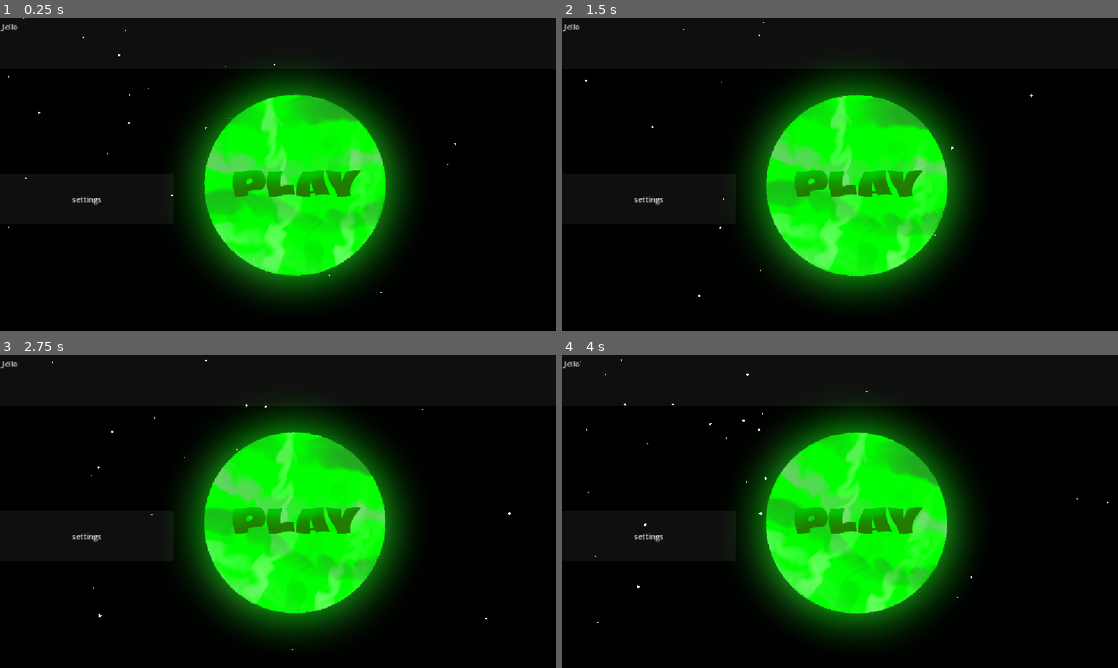
Above: before the commit, frames 1-4 (two rows, left to right).
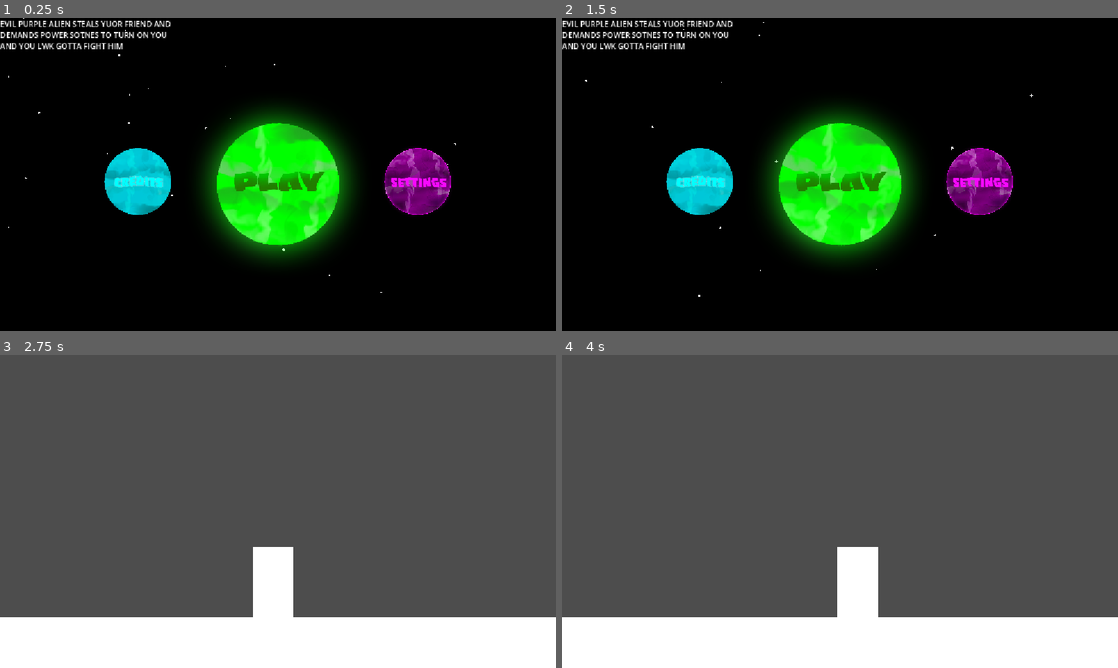
Above: after the commit, the same moments.

Repository: Ravduct/TSA-Haven-Godot-Game
Game: Godot game, scene res://scenes/mainmenu.tscn
The game is run twice, just before and just after one commit, with the same random seed, the same clock (stepped at 60 frames per second) and the same inputs. Before the commit the project starts from res://node_2d.tscn.
Inputs (mouse positions are in pixels of both pictures, inside the frame that each line leads up to):
- Up to frame 1 (0.25 s): no input
- Up to frame 2 (1.5 s): click (650, 199) at 0.5 s, where only the run before the commit has a clickable "settings"; click (979, 180) at 1.27 s
- Up to frame 3 (2.75 s): click (294, 524) at 2.02 s
- Up to frame 4 (4 s): hold Space 2.78-3.53 s; hold D from 2.78 s (still down); tap Space at 3.6, 3.77 s

The runs differ from the first frame. In frame 1, 26% of the frame differs, in the area x 0-82%, y 0-92%; in frame 2, 27%; in frame 3, 100%; in frame 4, 100%, in the area x 0-100%, y 0-100%.

Commit message:
e345rtyrf6ttsrgjytuy

Diff:
--- a/node_2d.tscn
+++ /dev/null
@@ -1,108 +0,0 @@
-[gd_scene format=3 uid="uid://xfuqubm5s3ql"]
-
-[ext_resource type="Script" uid="uid://ljb2xv3t755m" path="res://static_body_2d.gd" id="1_0e48y"]
-[ext_resource type="Texture2D" uid="uid://c7p7507kdt0rt" path="res://glow.png" id="2_0hol4"]
-[ext_resource type="Texture2D" uid="uid://bdwn5no475nm7" path="res://planet.png" id="2_epypp"]
-[ext_resource type="AudioStream" uid="uid://cpa4hscpeskej" path="res://planet_menu.mp3" id="3_epypp"]
-[ext_resource type="Texture2D" uid="uid://bfmgdre8ifces" path="res://play button.png" id="5_q6r6c"]
-
-[sub_resource type="Curve" id="Curve_0e48y"]
-_limits = [-360.0, 360.0, 0.0, 1.0]
-_data = [Vector2(0, 1), 0.0, 0.0, 0, 0, Vector2(1, 1), 0.0, 0.0, 0, 0]
-point_count = 2
-
-[sub_resource type="CircleShape2D" id="CircleShape2D_mti6b"]
-radius = 0.01
-
-[sub_resource type="QuadMesh" id="QuadMesh_62yky"]
-
-[sub_resource type="Environment" id="Environment_4kxuq"]
-
-[sub_resource type="CameraAttributesPractical" id="CameraAttributesPractical_mm1bc"]
-
-[sub_resource type="Compositor" id="Compositor_mti6b"]
-
-[node name="Node2D" type="Node2D" unique_id=58521646]
-
-[node name="ColorRect" type="ColorRect" parent="." unique_id=179468768]
-offset_left = -60.0
-offset_top = -23.0
-offset_right = 1246.0
-offset_bottom = 675.0
-color = Color(0, 0, 0, 1)
-
-[node name="TextEdit" type="TextEdit" parent="." unique_id=1500383992]
-offset_right = 1156.0
-offset_bottom = 107.0
-text = "Jello"
-
-[node name="Button2" type="Button" parent="." unique_id=258044775]
-offset_left = -1.0
-offset_top = 323.0
-offset_right = 360.0
-offset_bottom = 427.0
-text = "settings"
-
-[node name="CPUParticles2D" type="CPUParticles2D" parent="." unique_id=1530533612]
-position = Vector2(-441, -525)
-scale = Vector2(400, 400)
-skew = 0.28797933
-amount = 200
-lifetime = 5.0
-preprocess = 8.41
-randomness = 1.0
-lifetime_randomness = 0.64
-emission_shape = 1
-emission_sphere_radius = 2.0
-direction = Vector2(1, 4)
-spread = 180.0
-gravity = Vector2(220, 200)
-angle_min = -488.6
-angle_max = 720.0
-angle_curve = SubResource("Curve_0e48y")
-scale_amount_max = 5.0
-
-[node name="StaticBody2D" type="StaticBody2D" parent="." unique_id=476771476]
-position = Vector2(606.00006, 344)
-scale = Vector2(400, 400)
-script = ExtResource("1_0e48y")
-
-[node name="CollisionShape2D" type="CollisionShape2D" parent="StaticBody2D" unique_id=1939815446]
-shape = SubResource("CircleShape2D_mti6b")
-
-[node name="MeshInstance2D2" type="MeshInstance2D" parent="StaticBody2D/CollisionShape2D" unique_id=1184034877]
-position = Vector2(0.012499809, 0.0075000525)
-scale = Vector2(1.4866261, 1.4818069)
-mesh = SubResource("QuadMesh_62yky")
-texture = ExtResource("2_0hol4")
-
-[node name="MeshInstance2D" type="MeshInstance2D" parent="StaticBody2D/CollisionShape2D" unique_id=1007025205]
-position = Vector2(0.012499779, 0.0075000226)
-scale = Vector2(1.4866261, 1.4818069)
-mesh = SubResource("QuadMesh_62yky")
-texture = ExtResource("2_epypp")
-
-[node name="WorldEnvironment" type="WorldEnvironment" parent="." unique_id=1804321585]
-environment = SubResource("Environment_4kxuq")
-camera_attributes = SubResource("CameraAttributesPractical_mm1bc")
-compositor = SubResource("Compositor_mti6b")
-
-[node name="AudioStreamPlayer2D" type="AudioStreamPlayer2D" parent="." unique_id=1909027303]
-position = Vector2(-441, -525)
-scale = Vector2(400, 400)
-skew = 0.28797925
-stream = ExtResource("3_epypp")
-autoplay = true
-parameters/looping = true
-
-[node name="Button3" type="Button" parent="." unique_id=1865689507]
-offset_left = 435.0
-offset_top = 176.0
-offset_right = 785.0
-offset_bottom = 526.0
-icon = ExtResource("5_q6r6c")
-flat = true
-autowrap_mode = 3
-autowrap_trim_flags = 0
-clip_text = true
-expand_icon = true
--- /dev/null
+++ b/play.gd
@@ -0,0 +1,10 @@
+extends Button
+
+func _ready():
+	pressed.connect(on_pressed)
+
+func on_pressed():
+	var error := get_tree().change_scene_to_file("res://scenes/level.tscn")
+
+	if error != OK:
+		print("uh oh failed to switch scenes")
--- a/project.godot
+++ b/project.godot
@@ -11,9 +11,9 @@
 [application]
 
 config/name="TSA-Haven"
-run/main_scene="uid://xfuqubm5s3ql"
+run/main_scene="uid://dp5xjbnngysre"
 config/features=PackedStringArray("4.7", "GL Compatibility")
-config/icon="res://icon.svg"
+config/icon="res://image assets/icon.svg"
 
 [display]
 
--- /dev/null
+++ b/scenes/level.tscn
@@ -0,0 +1,69 @@
+[gd_scene format=3 uid="uid://d0rh7bjs24ndc"]
+
+[sub_resource type="CanvasItemMaterial" id="CanvasItemMaterial_y32ns"]
+
+[sub_resource type="RectangleShape2D" id="RectangleShape2D_bkp3o"]
+size = Vector2(1194, 123)
+
+[sub_resource type="CanvasTexture" id="CanvasTexture_bkp3o"]
+
+[sub_resource type="GDScript" id="GDScript_7olc6"]
+resource_name = "player"
+script/source = "extends CharacterBody2D
+
+@export var speed: float = 100.0
+@export var jumpPower: float = 500.0
+@export var friction: float = 0.8
+@export var air_res: float = 0.99
+
+var gravity: int = ProjectSettings.get_setting(\"physics/2d/default_gravity\")
+
+func _physics_process(delta: float):
+	if !is_on_floor():
+		velocity.y += gravity * delta
+		velocity.x *= air_res
+	elif Input.is_key_pressed(KEY_SPACE) || Input.is_key_pressed(KEY_W):
+		velocity.y = -jumpPower
+	else:
+		velocity.x *= friction
+		var direction := int(Input.is_key_pressed(KEY_D)) - int(Input.is_key_pressed(KEY_A))
+		if direction:
+			velocity.x += direction * speed
+
+	move_and_slide()
+"
+
+[sub_resource type="CanvasItemMaterial" id="CanvasItemMaterial_wtcfe"]
+
+[sub_resource type="RectangleShape2D" id="RectangleShape2D_l4wpc"]
+size = Vector2(71, 138)
+
+[node name="Node2D" type="Node2D" unique_id=487297017]
+
+[node name="StaticBody2D" type="StaticBody2D" parent="." unique_id=328615305]
+position = Vector2(-5, 543)
+
+[node name="CollisionShape2D" type="CollisionShape2D" parent="StaticBody2D" unique_id=738314842]
+material = SubResource("CanvasItemMaterial_y32ns")
+position = Vector2(562, 62)
+shape = SubResource("RectangleShape2D_bkp3o")
+debug_color = Color(0, 0.5981013, 0.7127266, 0.41960785)
+
+[node name="Sprite2D" type="Sprite2D" parent="StaticBody2D" unique_id=1080946821]
+position = Vector2(568.5, 54.25)
+scale = Vector2(1209, 109.5)
+texture = SubResource("CanvasTexture_bkp3o")
+
+[node name="CharacterBody2D" type="CharacterBody2D" parent="." unique_id=1600145561]
+position = Vector2(524, 236)
+script = SubResource("GDScript_7olc6")
+
+[node name="CollisionShape2D" type="CollisionShape2D" parent="CharacterBody2D" unique_id=30282243]
+material = SubResource("CanvasItemMaterial_wtcfe")
+position = Vector2(42, 76)
+shape = SubResource("RectangleShape2D_l4wpc")
+
+[node name="Sprite2D" type="Sprite2D" parent="CharacterBody2D" unique_id=217158233]
+position = Vector2(41.749992, 73.25)
+scale = Vector2(84.49999, 147.5)
+texture = SubResource("CanvasTexture_bkp3o")
--- /dev/null
+++ b/scenes/mainmenu.tscn
@@ -0,0 +1,120 @@
+[gd_scene format=3 uid="uid://dp5xjbnngysre"]
+
+[ext_resource type="Script" uid="uid://ljb2xv3t755m" path="res://static_body_2d.gd" id="1_85riq"]
+[ext_resource type="Texture2D" uid="uid://c7p7507kdt0rt" path="res://image assets/glow.png" id="2_wf3n4"]
+[ext_resource type="Texture2D" uid="uid://bdwn5no475nm7" path="res://image assets/planet.png" id="3_h73c4"]
+[ext_resource type="AudioStream" uid="uid://cpa4hscpeskej" path="res://audio/planet_menu.mp3" id="4_85riq"]
+[ext_resource type="Texture2D" uid="uid://b4lwj0hcwkwvy" path="res://image assets/settings.png" id="5_4hago"]
+[ext_resource type="Texture2D" uid="uid://df2a0gm1xymeb" path="res://image assets/CREDITS.png" id="6_gjjcl"]
+[ext_resource type="Texture2D" uid="uid://bfmgdre8ifces" path="res://image assets/play button.png" id="7_kait0"]
+[ext_resource type="Script" uid="uid://c6yiovgjaqykt" path="res://play.gd" id="8_6pj40"]
+
+[sub_resource type="Curve" id="Curve_0e48y"]
+_limits = [-360.0, 360.0, 0.0, 1.0]
+_data = [Vector2(0, 1), 0.0, 0.0, 0, 0, Vector2(1, 1), 0.0, 0.0, 0, 0]
+point_count = 2
+
+[sub_resource type="CircleShape2D" id="CircleShape2D_mti6b"]
+radius = 0.01
+
+[sub_resource type="QuadMesh" id="QuadMesh_62yky"]
+
+[node name="Node2D" type="Node2D" unique_id=58521646]
+
+[node name="background" type="ColorRect" parent="." unique_id=179468768]
+offset_left = -1.0
+offset_top = -23.0
+offset_right = 1465.0
+offset_bottom = 675.0
+color = Color(0, 0, 0, 1)
+
+[node name="stars" type="CPUParticles2D" parent="." unique_id=1530533612]
+position = Vector2(-441, -525)
+scale = Vector2(400, 400)
+skew = 0.28797933
+amount = 200
+lifetime = 5.0
+preprocess = 8.41
+randomness = 1.0
+lifetime_randomness = 0.64
+emission_shape = 1
+emission_sphere_radius = 2.0
+direction = Vector2(1, 4)
+spread = 180.0
+gravity = Vector2(220, 200)
+angle_min = -488.6
+angle_max = 720.0
+angle_curve = SubResource("Curve_0e48y")
+scale_amount_max = 5.0
+
+[node name="planet" type="StaticBody2D" parent="." unique_id=476771476]
+position = Vector2(576, 345)
+scale = Vector2(400, 400)
+script = ExtResource("1_85riq")
+
+[node name="CollisionShape2D" type="CollisionShape2D" parent="planet" unique_id=1939815446]
+shape = SubResource("CircleShape2D_mti6b")
+
+[node name="MeshInstance2D2" type="MeshInstance2D" parent="planet/CollisionShape2D" unique_id=1184034877]
+scale = Vector2(1.003, 1)
+mesh = SubResource("QuadMesh_62yky")
+texture = ExtResource("2_wf3n4")
+
+[node name="MeshInstance2D" type="MeshInstance2D" parent="planet/CollisionShape2D" unique_id=1007025205]
+scale = Vector2(1.004, 1)
+mesh = SubResource("QuadMesh_62yky")
+texture = ExtResource("3_h73c4")
+
+[node name="menu music" type="AudioStreamPlayer2D" parent="." unique_id=1909027303]
+position = Vector2(-441, -525)
+scale = Vector2(400, 400)
+skew = 0.28797925
+stream = ExtResource("4_85riq")
+pitch_scale = 0.6
+autoplay = true
+parameters/looping = true
+
+[node name="settings" type="Button" parent="." unique_id=1180905257]
+offset_left = 752.0
+offset_top = 225.0
+offset_right = 979.0
+offset_bottom = 452.0
+icon = ExtResource("5_4hago")
+flat = true
+autowrap_mode = 3
+autowrap_trim_flags = 0
+clip_text = true
+expand_icon = true
+
+[node name="credits" type="Button" parent="." unique_id=535208277]
+offset_left = 172.0
+offset_top = 225.0
+offset_right = 399.0
+offset_bottom = 452.0
+icon = ExtResource("6_gjjcl")
+flat = true
+autowrap_mode = 3
+autowrap_trim_flags = 0
+clip_text = true
+expand_icon = true
+
+[node name="play" type="Button" parent="." unique_id=1865689507]
+offset_left = 447.0
+offset_top = 219.0
+offset_right = 576.0
+offset_bottom = 346.5
+scale = Vector2(2, 2)
+size_flags_stretch_ratio = 0.0
+icon = ExtResource("7_kait0")
+flat = true
+autowrap_mode = 3
+autowrap_trim_flags = 0
+clip_text = true
+expand_icon = true
+script = ExtResource("8_6pj40")
+
+[node name="RichTextLabel" type="RichTextLabel" parent="." unique_id=101797251]
+offset_right = 378.0
+offset_bottom = 200.0
+text = "EVIL PURPLE ALIEN STEALS YUOR FRIEND AND DEMANDS POWER SOTNES TO TURN ON YOU AND YOU LWK GOTTA FIGHT HIM"
+fit_content = true
Not shown, added: audio/planet_menu.mp3.import
Binary file added: image assets/CREDITS.png
Not shown, changed: image assets/CREDITS.png.import
Renamed: glow.png -> image assets/glow.png
Not shown, changed: image assets/glow.png.import
Renamed: icon.svg -> image assets/icon.svg
Not shown, added: image assets/icon.svg.import
Renamed: planet.png -> image assets/planet.png
Not shown, added: image assets/planet.png.import
Renamed: play button.png -> image assets/play button.png
Not shown, changed: image assets/play button.png.import
Binary file added: image assets/settings.png
(and 4 more such lines)
